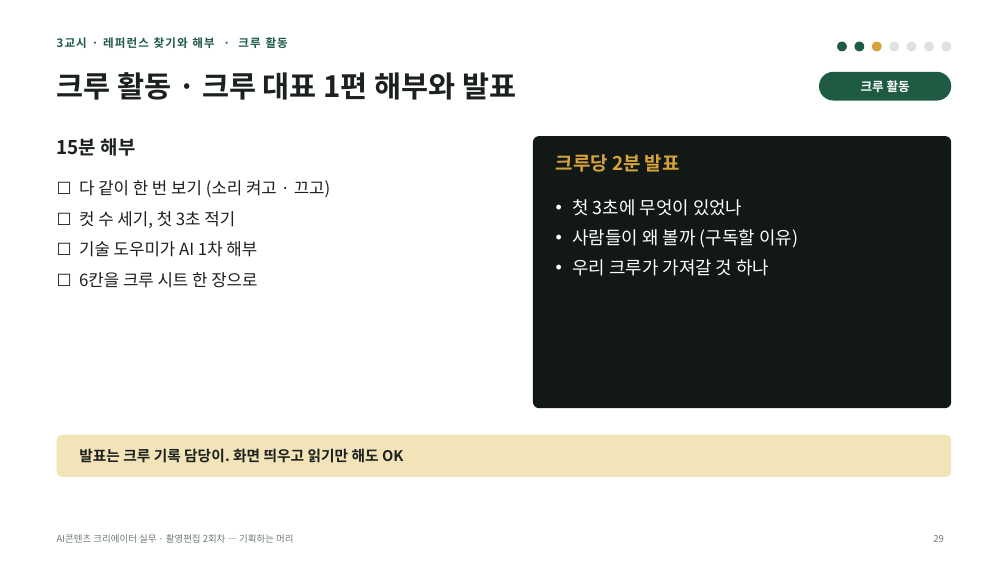
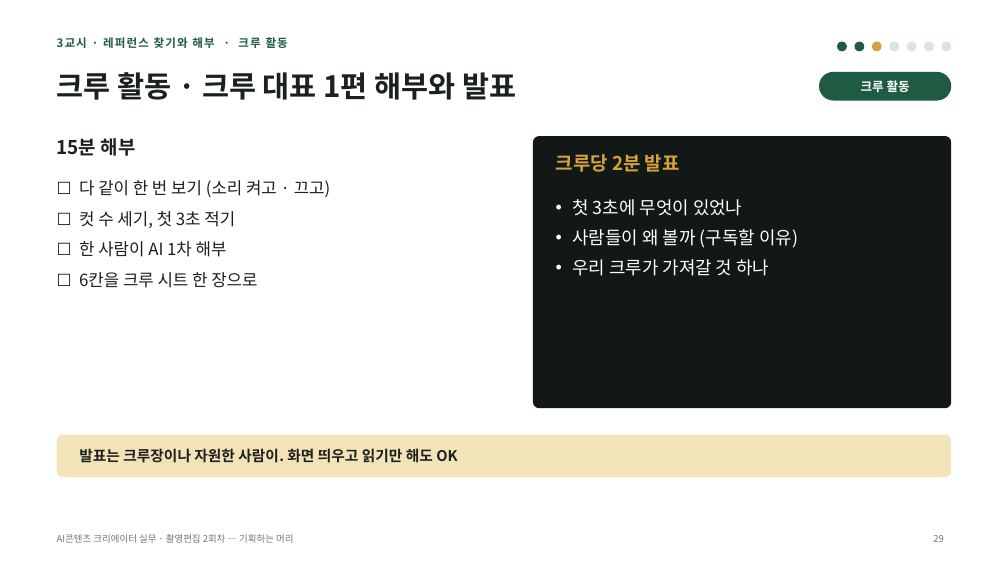
Before and after one commit to yujida/MARUBIT, a slide deck: slide 29 of lectures/02/2회차_기획하는머리_슬라이드.pptx. Drawn at 1008x567 pixels with LibreOffice and Linux fonts; fonts in the diff are those of the drawing. Boxes give left, top, right and bottom in pixels: in the first picture for what was removed or moved away, otherwise in the second. Text is boxed around its words. In the diff, an @@ line names an element or a change of style, - is before the commit and + after.

```diff
--- a/lectures/02/2회차_기획하는머리_슬라이드.pptx
+++ b/lectures/02/2회차_기획하는머리_슬라이드.pptx
@@ text at (x1=79, y1=241, x2=227, y2=257): text changed @@
-☐ 기술 도우미가 AI 1차 해부
+☐ 한 사람이 AI 1차 해부
@@ text at (x1=79, y1=448, x2=457, y2=463): text changed @@
-발표는 크루 기록 담당이. 화면 띄우고 읽기만 해도 OK
+발표는 크루장이나 자원한 사람이. 화면 띄우고 읽기만 해도 OK
```
Also in this commit, not shown: 21 other slides changed, 2 slides added, 16 other files.
